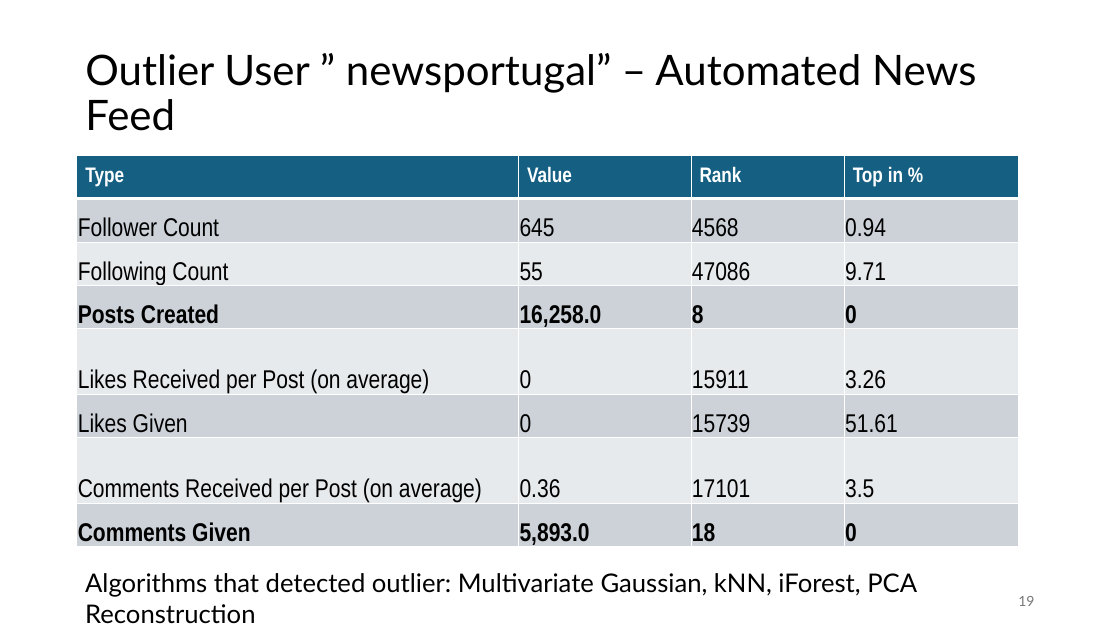
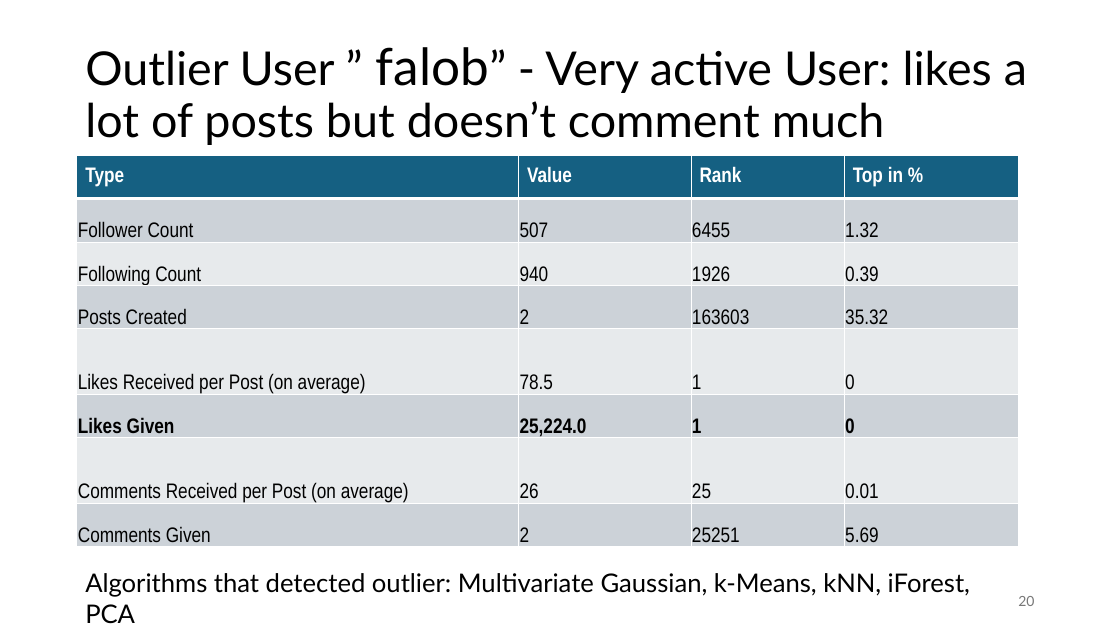
Before and after one commit to jonas-blum/data-mining-1, a slide deck: slide 20 of project/project-presentation-group51.pptx (slide 19 before the commit). Drawn at 1120x630 pixels with LibreOffice and Linux fonts; fonts in the diff are those of the drawing. Boxes give left, top, right and bottom in pixels: in the first picture for what was removed or moved away, otherwise in the second. Text is boxed around its words. In the diff, an @@ line names an element or a change of style, - is before the commit and + after.

```diff
--- a/project/project-presentation-group51.pptx
+++ b/project/project-presentation-group51.pptx
@@ title at <box>85,47,1027,145</box>: text changed; size 36 to 40 pt @@
-Outlier User ” newsportugal” – Automated News Feed
+Outlier User ” falob” - Very active User: likes a lot of posts but doesn’t comment much
@@ table at <box>77,155,1018,551</box> @@
-row 2: Follower Count | 645 | 4568 | 0.94
+row 2: Follower Count | 507 | 6455 | 1.32
-row 3: Following Count | 55 | 47086 | 9.71
+row 3: Following Count | 940 | 1926 | 0.39
-row 4: Posts Created | 16,258.0 | 8 | 0
+row 4: Posts Created | 2 | 163603 | 35.32
-row 5: Likes Received per Post (on average) | 0 | 15911 | 3.26
+row 5: Likes Received per Post (on average) | 78.5 | 1 | 0
-row 6: Likes Given | 0 | 15739 | 51.61
+row 6: Likes Given | 25,224.0 | 1 | 0
-row 7: Comments Received per Post (on average) | 0.36 | 17101 | 3.5
+row 7: Comments Received per Post (on average) | 26 | 25 | 0.01
-row 8: Comments Given | 5,893.0 | 18 | 0
+row 8: Comments Given | 2 | 25251 | 5.69
@@ size 22 to 18 pt in "Follower Count", "Following Count", "Posts Created", "Likes Received per Post (on average)" and 3 more places @@
@@ bold off in "Posts Created", "Comments Given" @@
@@ bold on in "Likes Given" @@
@@ text at <box>85,573,970,597</box>: text changed @@
-Algorithms that detected outlier: Multivariate Gaussian, kNN, iForest, PCA Reconstruction
+Algorithms that detected outlier: Multivariate Gaussian, k-Means, kNN, iForest, PCA
@@ page number at <box>1018,596,1034,606</box>: text changed @@
-19
+20
```
Also in this commit, not shown: 5 other slides changed, 1 other file.
